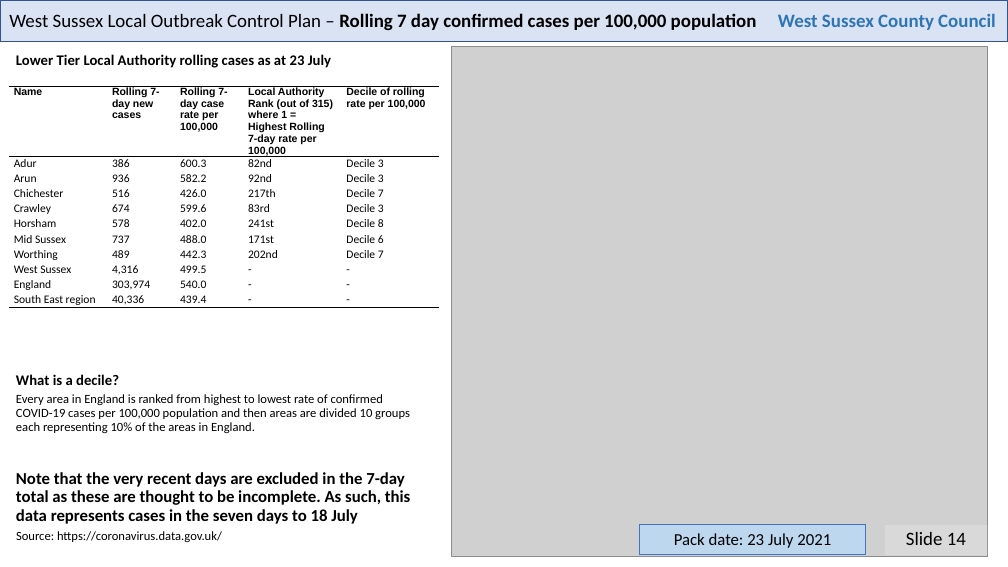
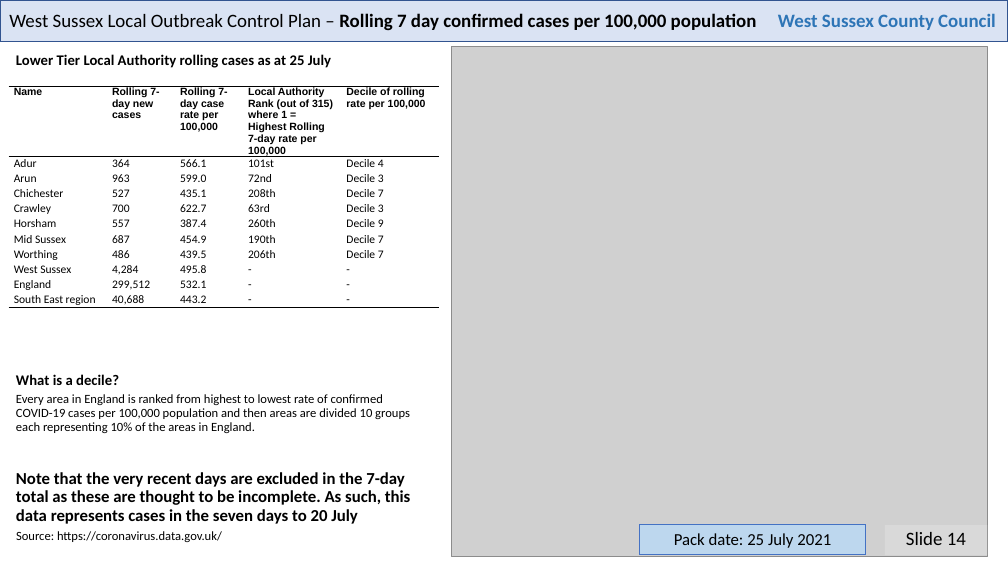
Before and after one commit to psychty/wsx_covid_datapack_public, a slide deck: slide 14 of Latest_West_Sussex_C19_slide_deck.pptx. Drawn at 1008x567 pixels with LibreOffice and Linux fonts; fonts in the diff are those of the drawing; grey boxes stand for pictures. Boxes give left, top, right and bottom in pixels: in the first picture for what was removed or moved away, otherwise in the second. Text is boxed around its words. In the diff, an @@ line names an element or a change of style, - is before the commit and + after.

```diff
--- a/Latest_West_Sussex_C19_slide_deck.pptx
+++ b/Latest_West_Sussex_C19_slide_deck.pptx
@@ text at <box>16,54,331,68</box>: text changed @@
-Lower Tier Local Authority rolling cases as at 23 July
+Lower Tier Local Authority rolling cases as at 25 July
@@ table at <box>8,86,439,309</box> @@
-row 2: Adur | 386 | 600.3 | 82nd | Decile 3
+row 2: Adur | 364 | 566.1 | 101st | Decile 4
-row 3: Arun | 936 | 582.2 | 92nd | Decile 3
+row 3: Arun | 963 | 599.0 | 72nd | Decile 3
-row 4: Chichester | 516 | 426.0 | 217th | Decile 7
+row 4: Chichester | 527 | 435.1 | 208th | Decile 7
-row 5: Crawley | 674 | 599.6 | 83rd | Decile 3
+row 5: Crawley | 700 | 622.7 | 63rd | Decile 3
-row 6: Horsham | 578 | 402.0 | 241st | Decile 8
+row 6: Horsham | 557 | 387.4 | 260th | Decile 9
-row 7: Mid Sussex | 737 | 488.0 | 171st | Decile 6
+row 7: Mid Sussex | 687 | 454.9 | 190th | Decile 7
-row 8: Worthing | 489 | 442.3 | 202nd | Decile 7
+row 8: Worthing | 486 | 439.5 | 206th | Decile 7
-row 9, column 2: 4,316
+row 9, column 2: 4,284
-row 9, column 3: 499.5
+row 9, column 3: 495.8
-row 10, column 2: 303,974
+row 10, column 2: 299,512
-row 10, column 3: 540.0
+row 10, column 3: 532.1
-row 11, column 2: 40,336
+row 11, column 2: 40,688
-row 11, column 3: 439.4
+row 11, column 3: 443.2
@@ text at <box>16,472,411,524</box>: text changed @@
-Note that the very recent days are excluded in the 7-day total as these are thought to be incomplete. As such, this data represents cases in the seven days to 18 July
+Note that the very recent days are excluded in the 7-day total as these are thought to be incomplete. As such, this data represents cases in the seven days to 20 July
@@ text in rectangle at <box>674,533,831,548</box>: text changed @@
-Pack date: 23 July 2021
+Pack date: 25 July 2021
```
Also in this commit, not shown: 21 other slides changed, 59 other files.
